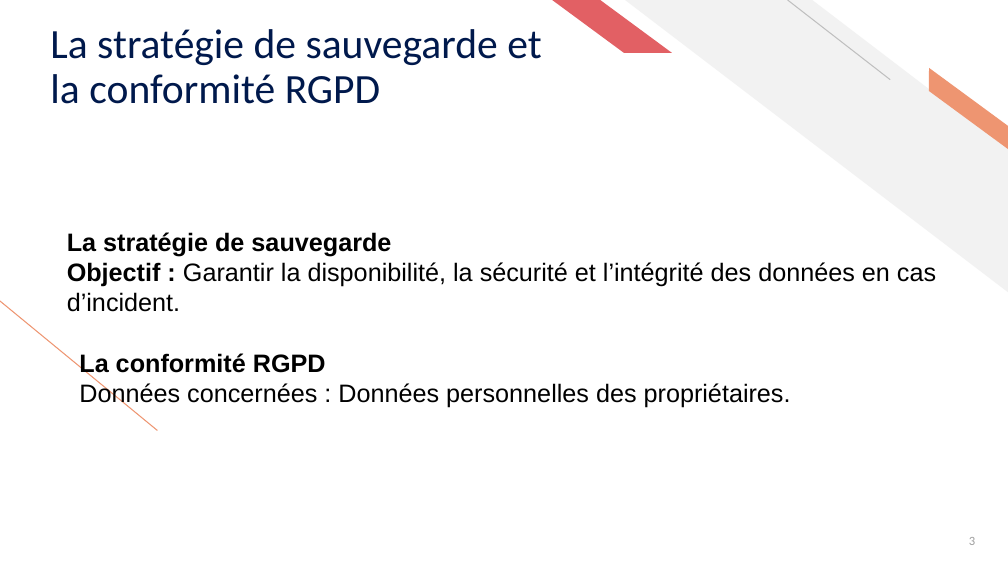
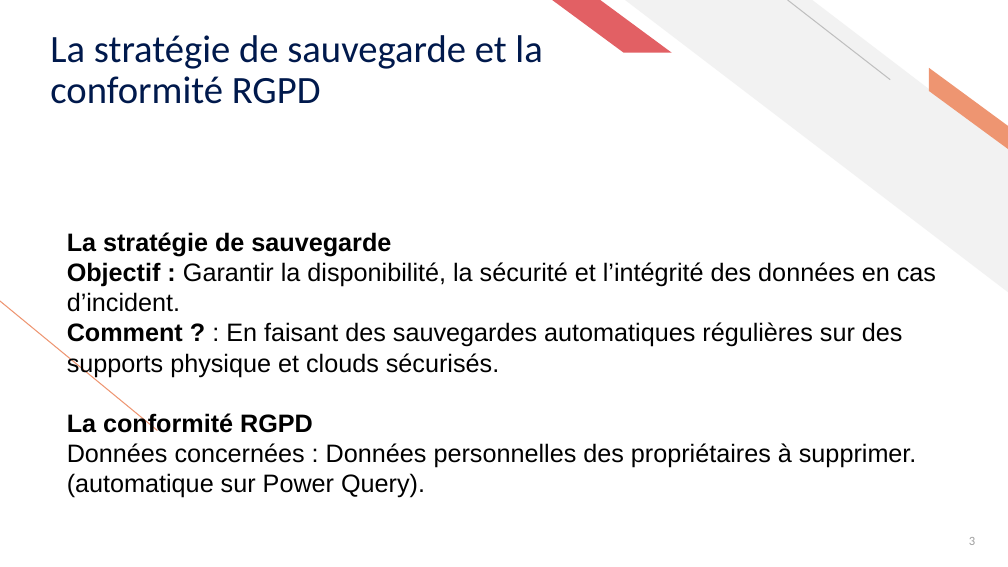
Before and after one commit to ziedbelhocine/Cours-OC, a slide deck: slide 3 of Data_Analyst/Projet_5/Présentation_P5+DA.pptx. Drawn at 1008x567 pixels with LibreOffice and Linux fonts; fonts in the diff are those of the drawing. Boxes give left, top, right and bottom in pixels: in the first picture for what was removed or moved away, otherwise in the second. Text is boxed around its words. In the diff, an @@ line names an element or a change of style, - is before the commit and + after.

```diff
--- a/Data_Analyst/Projet_5/Présentation_P5+DA.pptx
+++ b/Data_Analyst/Projet_5/Présentation_P5+DA.pptx
@@ title "La stratégie de sauvegarde et ..." at [50, 35, 542, 104]: size 29.7 to 27.6 pt @@
@@ text at [67, 322, 903, 377]: paragraph added @@
+Comment ? : En faisant des sauvegardes automatiques régulières sur des supports physique et clouds sécurisés.
@@ text at [67, 443, 917, 498]: text changed @@
-Données concernées : Données personnelles des propriétaires.
+Données concernées : Données personnelles des propriétaires à supprimer. (automatique sur Power Query).
```
Also in this commit, not shown: 18 other slides changed, 5 other files.
